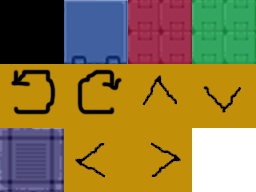
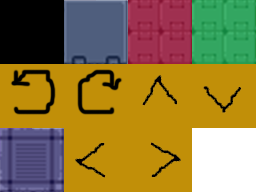
Comparing the layer stacks of the two w=256, h=192 images. Changes:
pixels changed over [64, 0, 128, 64] (layer not identified)
